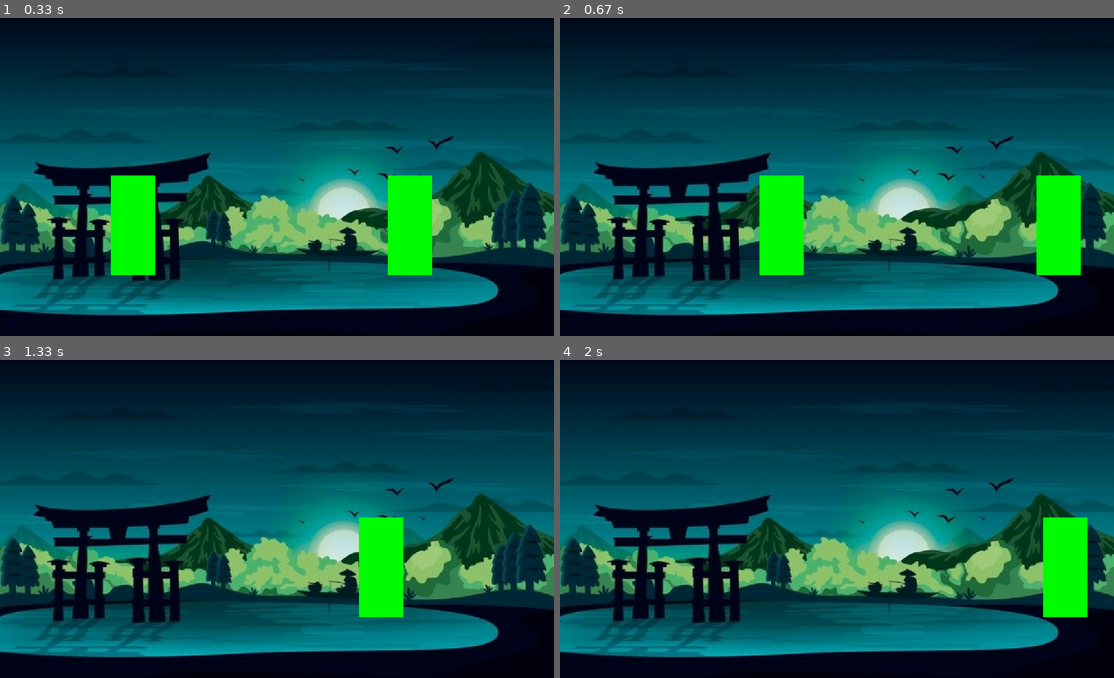
Above: before the commit, frames 1-4 (two rows, left to right).
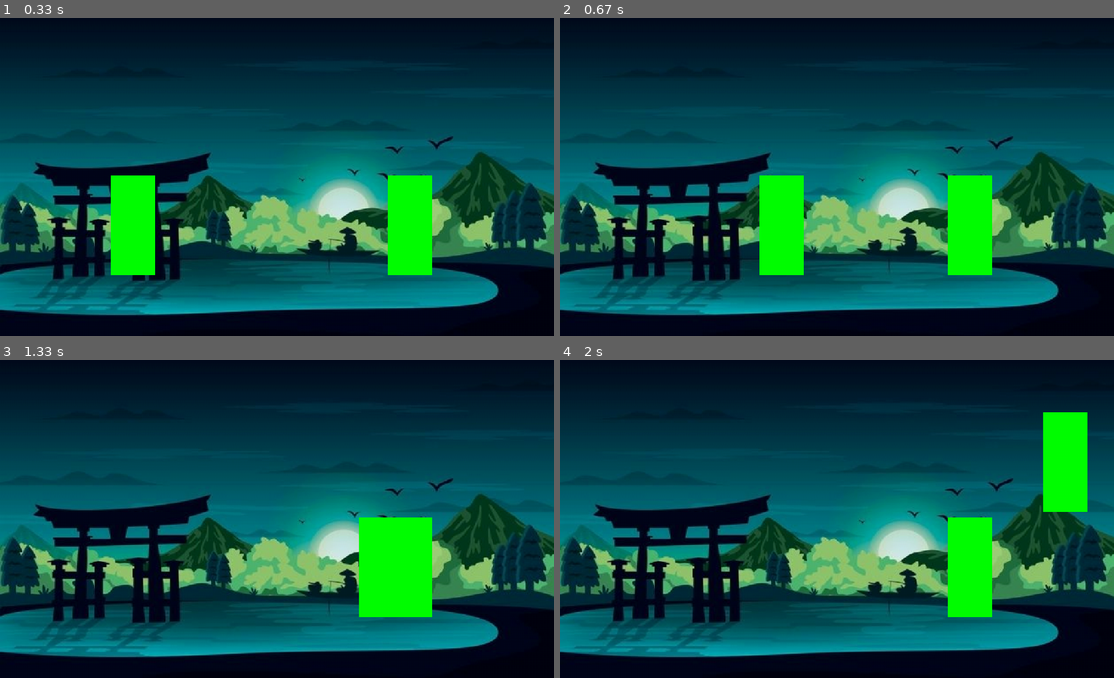
Above: after the commit, the same moments.

Repository: dimplease/pygameproject
Game: pygame game, started from level2.py
Two runs of this game, one before a commit and one after it. Both use one fixed random seed, a clock stepped at 60 frames per second and the inputs below.
Inputs:
- Up to frame 1 (0.33 s): no input
- Up to frame 2 (0.67 s): hold L from 0.33 s (still down); hold Right from 0.33 s (still down)
- Up to frame 3 (1.33 s): release L at 0.8 s; release Right at 0.8 s; hold K 0.83-1.3 s; hold Right 0.83-1.3 s
- Up to frame 4 (2 s): hold Right 1.33-1.8 s; hold Up from 1.83 s (still down)

Frame 1 is identical in both runs. In frame 2, 5.0% of the frame differs, in the area x 70-94%, y 49-81%; in frame 3, 1.6%; in frame 4, 7.6%, in the area x 70-96%, y 16-81%.

Commit message:
Движение персонажей

Diff:
--- a/level2.py
+++ b/level2.py
@@ -9,6 +9,9 @@
 
 screen = pygame.display.set_mode((screen_width, screen_height))
 pygame.display.set_caption('Level2')
+
+clock = pygame.time.Clock()
+
 background = pygame.image.load('background.jpg').convert_alpha()
 
 def drawing_background():
@@ -23,9 +26,10 @@
 
 action = True
 while action:
+    clock.tick(60)
     drawing_background()
     firstfighter.moving()
-    secondfighter.moving()
+    #secondfighter.moving()
     firstfighter.draw(screen)
     secondfighter.draw(screen)
 
--- a/main.py
+++ b/main.py
@@ -3,20 +3,46 @@
 class Fighter():
     def __init__(self, x, y):
         self.rect = pygame.Rect((x, y, 80, 180))
+        self.yspeed = 0
+        self.jumppossibility = False
+        self.attackoption = 0
 
     def draw(self, surface):
         pygame.draw.rect(surface, (0, 255, 0), self.rect)
 
+    """def attack(self):
+        attackingrect = pygame.Rect()"""
     def moving(self):
         speed = 8
         xcoor = 0
         ycoor = 0
+        grav = 2
         key = pygame.key.get_pressed()
 
         if key[pygame.K_LEFT]:
             xcoor = -speed
         if key[pygame.K_RIGHT]:
             xcoor = speed
+        if key[pygame.K_UP] and self.jumppossibility is False:
+            self.yspeed = -30
+            self.jumppossibility = True
+        if key[pygame.K_l] or key[pygame.K_k]:
+            if key[pygame.K_l]:
+                self.attackoption = 1
+            if key[pygame.K_k]:
+                self.attackoption = 2
+
+        self.yspeed += grav
+        ycoor += self.yspeed
+
+        if self.rect.left + xcoor < 0:
+            xcoor = -self.rect.left
+        if self.rect.right + xcoor > 1000:
+            xcoor = 1000 - self.rect.right
+        if self.rect.bottom + ycoor > 490:
+            self.yspeed = 0
+            self.jumppossibility = False
+            ycoor = 490 - self.rect.bottom
 
         self.rect.x += xcoor
         self.rect.y += ycoor
